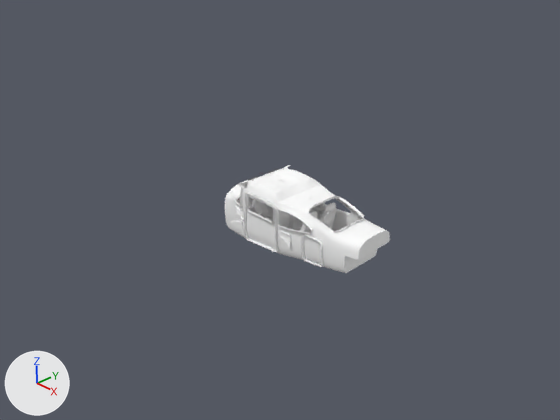
An edit to the Blender file dev/C182S.blend, drawn before and after from the same camera.
Both versions are drawn from the file's camera 'Camera'. The axes (+X, +Y, +Z) are drawn at lower left. The lights are the same throughout.

Script lines for the objects in view, before the commit:
```python
ob_frontseat_l = bpy.data.objects.new('FrontSeat.L', me_mesh_002)
ob_frontseat_l.location = (1.28, 0.0, 0.03)
ob_frontseat_l.rotation_euler = (1.571, 0.0, 0.0)  # degrees (90, 0, 0)
ob_frontseat_l.scale = (0.896, 0.91, 1.0)
ob_frontseat_r = bpy.data.objects.new('FrontSeat.R', me_mesh_008)
ob_frontseat_r.location = (1.28, 0.0, 0.03)
ob_frontseat_r.rotation_euler = (1.571, 0.0, 0.0)  # degrees (90, 0, 0)
ob_frontseat_r.scale = (0.896, 0.91, 1.0)
ob_intdoor_l = bpy.data.objects.new('IntDoor.L', me_mesh_812)
ob_intdoor_l.location = (0.0, 0.0, 0.0)
ob_intdoor_l.rotation_euler = (1.571, 0.0, 0.0)  # degrees (90, 0, 0)
ob_intwallback = bpy.data.objects.new('IntWallBack', me_mesh_818)
ob_intwallback.location = (0.0, 0.0, 0.0)
ob_intwallback.rotation_euler = (1.571, 0.0, 0.0)  # degrees (90, 0, 0)
ob_intwallfront = bpy.data.objects.new('IntWallFront', me_interior)
ob_intwallfront.location = (0.0, 0.0, 0.0)
ob_intwallfront.rotation_euler = (1.571, 0.0, 0.0)  # degrees (90, 0, 0)
ob_plane_002 = bpy.data.objects.new('Plane.002', me_plane_015)
ob_plane_002.location = (0.0, 0.0, 0.0)
ob_plane_002.rotation_euler = (1.571, 0.0, 0.0)  # degrees (90, 0, 0)
ob_rearseats = bpy.data.objects.new('RearSeats', me_mesh_082)
ob_rearseats.location = (1.17, 0.0, 0.03)
ob_rearseats.rotation_euler = (1.571, 0.0, 0.0)  # degrees (90, 0, 0)
ob_rearseats.scale = (0.896, 0.91, 1.0)
ob_sunvirsor_l = bpy.data.objects.new('SunVirsor.L', me_plane_016)
ob_sunvirsor_l.location = (0.0, 0.0, 0.0)
ob_sunvirsor_l.rotation_euler = (1.571, 0.0, 0.0)  # degrees (90, 0, 0)
ob_sunvirsor_r = bpy.data.objects.new('SunVirsor.R', me_plane_017)
ob_sunvirsor_r.location = (0.0, 0.0, 0.0)
ob_sunvirsor_r.rotation_euler = (1.571, 0.0, 0.0)  # degrees (90, 0, 0)
```
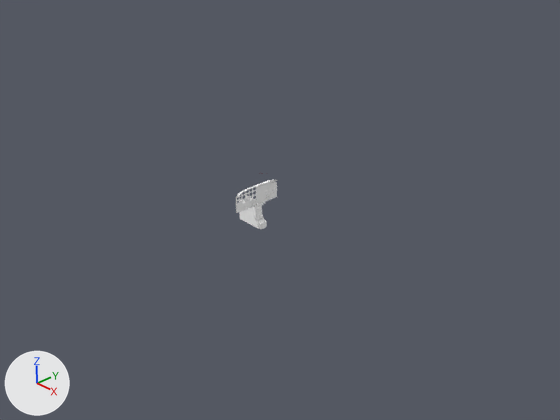
What changed in the scene script:
```text
Change ob_frontseat_l:
    add ob_frontseat_l.hide_set(True)  # its collection is switched off
Change ob_frontseat_r:
    add ob_frontseat_r.hide_set(True)  # its collection is switched off
Change ob_rearseats:
    add ob_rearseats.hide_set(True)  # its collection is switched off
Change ob_sunvirsor_r:
    add ob_sunvirsor_r.hide_set(True)  # its collection is switched off
Change ob_sunvirsor_l:
    add ob_sunvirsor_l.hide_set(True)  # its collection is switched off
Change ob_plane_002:
    add ob_plane_002.hide_set(True)  # its collection is switched off
Change ob_intwallfront:
    add ob_intwallfront.hide_set(True)  # its collection is switched off
Change ob_intwallback:
    add ob_intwallback.hide_set(True)  # its collection is switched off
Change ob_intdoor_r:
    add ob_intdoor_r.hide_set(True)  # its collection is switched off
Change ob_intdoor_l:
    add ob_intdoor_l.hide_set(True)  # its collection is switched off
Change ob_glareshield:
    add ob_glareshield.hide_set(True)  # its collection is switched off
Change ob_frameint_l:
    add ob_frameint_l.hide_set(True)  # its collection is switched off
Change ob_baggageintdoor:
    add ob_baggageintdoor.hide_set(True)  # its collection is switched off
Change ob_pedal22_001:
    add ob_pedal22_001.hide_set(True)  # its collection is switched off
Change ob_yoke_l:
    add ob_yoke_l.hide_set(True)  # its collection is switched off
Change ob_trimelevator:
    add ob_trimelevator.hide_set(True)  # its collection is switched off
Change ob_ruddertrim:
    add ob_ruddertrim.hide_set(True)  # its collection is switched off
Change ob_pedal22:
    add ob_pedal22.hide_set(True)  # its collection is switched off
Change ob_parkingbrake:
    add ob_parkingbrake.hide_set(True)  # its collection is switched off
Change ob_gaugemesh:
    add ob_gaugemesh.hide_set(True)  # its collection is switched off
```

What differs and where, as boxes (x1, y1, x2, y2) in the pictures (560 x 420 px):
'IntWallBack', hidden: before (277, 185, 390, 273)
'IntWallFront', hidden: before (225, 165, 322, 254)
'IntDoor.L', hidden: before (244, 193, 278, 252)
'BaggageIntDoor', hidden: before (301, 235, 322, 267)
'RearSeats', hidden: before (300, 202, 336, 233)
'FrontSeat.L', hidden: before (279, 210, 291, 228)
'FrontSeat.R', hidden: before (288, 215, 303, 231)
'FrameInt.L', hidden: before (246, 196, 275, 223)
'Glareshield', hidden: before (230, 180, 248, 200)
'IntDoor.R', hidden: before (309, 204, 321, 220)
'Yoke.L', hidden: before (248, 199, 261, 208)
'Pedal22.001', hidden: before (262, 206, 269, 214)
'SunVirsor.R', hidden: before (268, 169, 279, 173)
